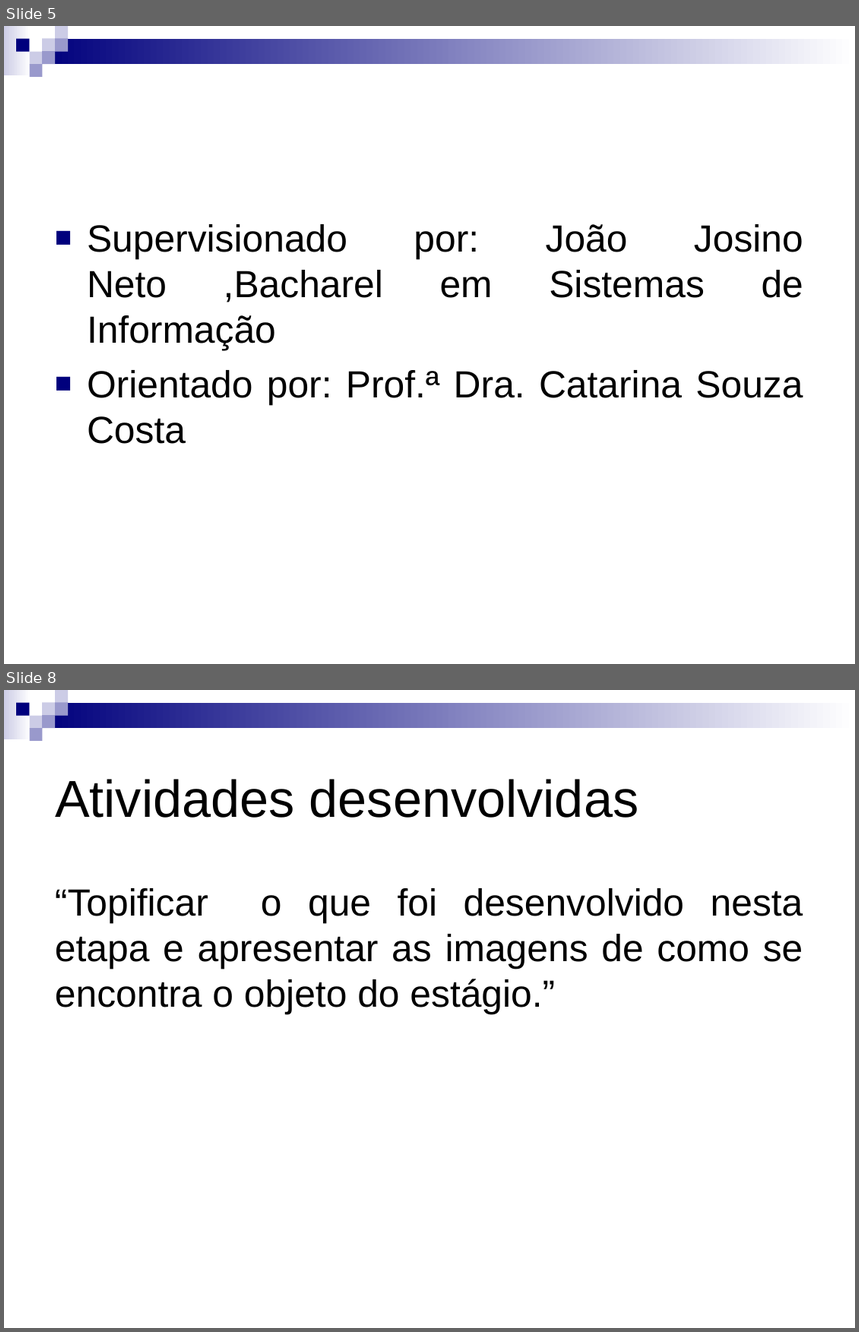
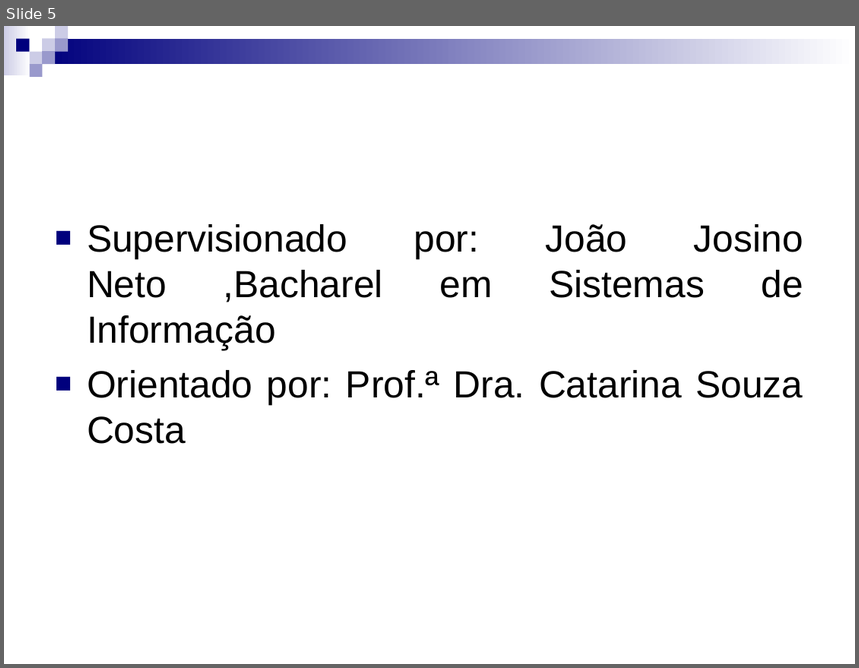
Before and after one commit to Gabrielfgrd/CamaraRB, a slide deck: Documentos/Documentos das aulas/Apresentação para o dia 10.ppt. Shown one above the other, each under a label of ours: slides 5 and 8 before the commit, slide 5 after it; the slides between them are not shown. The pictures are 859x1332 and 859x668 pixels, drawn with LibreOffice and Linux fonts; fonts in the diff are those of the drawing. Boxes give left, top, right and bottom in pixels: in the first picture for what was removed or moved away, otherwise in the second. Text is boxed around its words. In the diff, an @@ line names an element or a change of style, - is before the commit and + after.

```diff
--- a/Documentos/Documentos das aulas/Apresentação para o dia 10.ppt
+++ b/Documentos/Documentos das aulas/Apresentação para o dia 10.ppt
@@ slide 8 removed at [4, 690, 855, 1328], background #FFFFFF; not listed: 9 template elements that a slide beside it also shows @@
@@ title removed at [55, 779, 639, 818] @@
-Atividades desenvolvidas
@@ text removed at [55, 888, 804, 1015] @@
-“Topificar o que foi desenvolvido nesta etapa e apresentar as imagens de como se encontra o objeto do estágio.”
```
Also in this commit, not shown: 3 slides changed, 14 slides added, 2 other slides removed, 8 other files.
